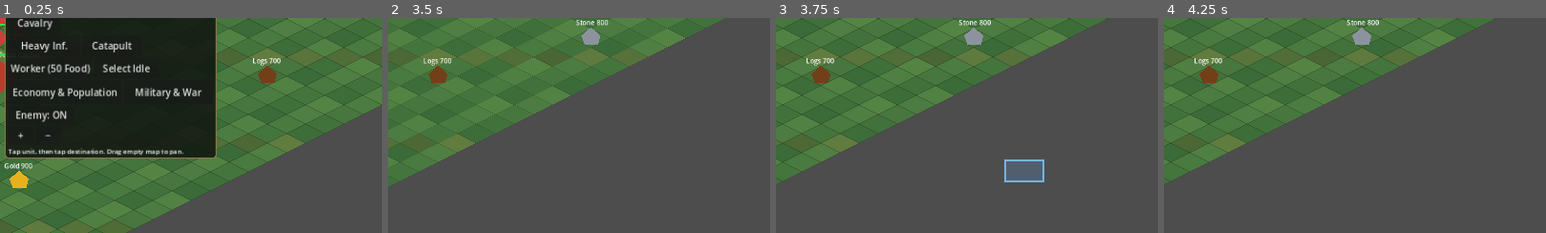
Above: before the commit, frames 1-4 (left to right).
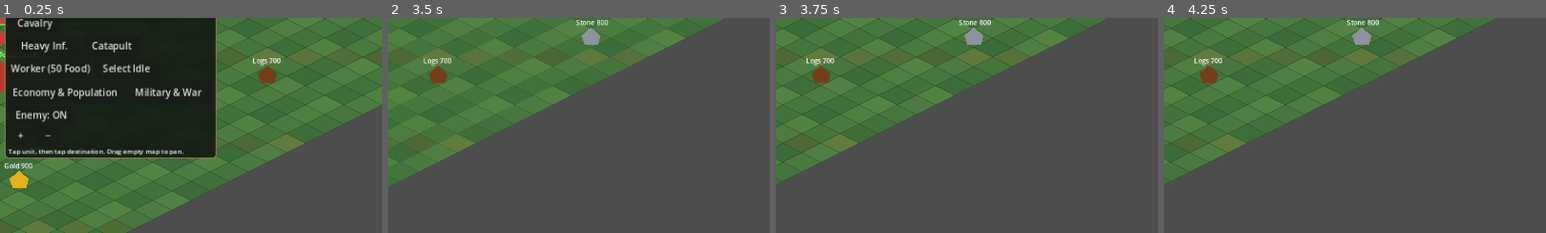
Above: after the commit, the same moments.

Repository: noub1234567-cmd/Medieval-RTS-Test
Game: Godot game, scene res://scenes/main.tscn
The game is run twice, just before and just after one commit, with the same random seed, the same clock (stepped at 60 frames per second) and the same inputs.
Inputs (mouse positions are % of the whole screen's width and height, from its top left):
- Up to frame 1 (0.25 s): no input
- Up to frame 2 (3.5 s): click "−" at 0.5 s; click "Pause" at 1.25 s; click "Resume" at 2 s; move the mouse to (72, 45) at 2.77 s; hold D from 2.78 s (still down); click (72, 45) at 2.92 s
- Up to frame 3 (3.75 s): release D at 3.5 s; drag from (30, 55) to (45, 70) at 3.52 s
- Up to frame 4 (4.25 s): no input
The pictures show only the part of the screen within x 0-50%, y 22-72%; the shares and areas given below are measured in that part.

Frames 1-2 are identical in both runs. In frame 3, 1.1% of the frame differs, in the area x 59-71%, y 65-77%; in frame 4, nothing differs.

Commit message:
Protect expanded HUD area from map input

Diff:
--- a/scripts/game.gd
+++ b/scripts/game.gd
@@ -261,7 +261,7 @@
 			return
 	if event is InputEventMouseButton:
 		if event.button_index==MOUSE_BUTTON_LEFT:
-			if event.pressed and ((event.position.x<520.0 and event.position.y<280.0) or is_screen_over_placement_controls(event.position)):
+			if event.pressed and ((event.position.x<520.0 and event.position.y<600.0) or is_screen_over_placement_controls(event.position)):
 				return
 			if event.pressed:
 				touch_start_screen=event.position
